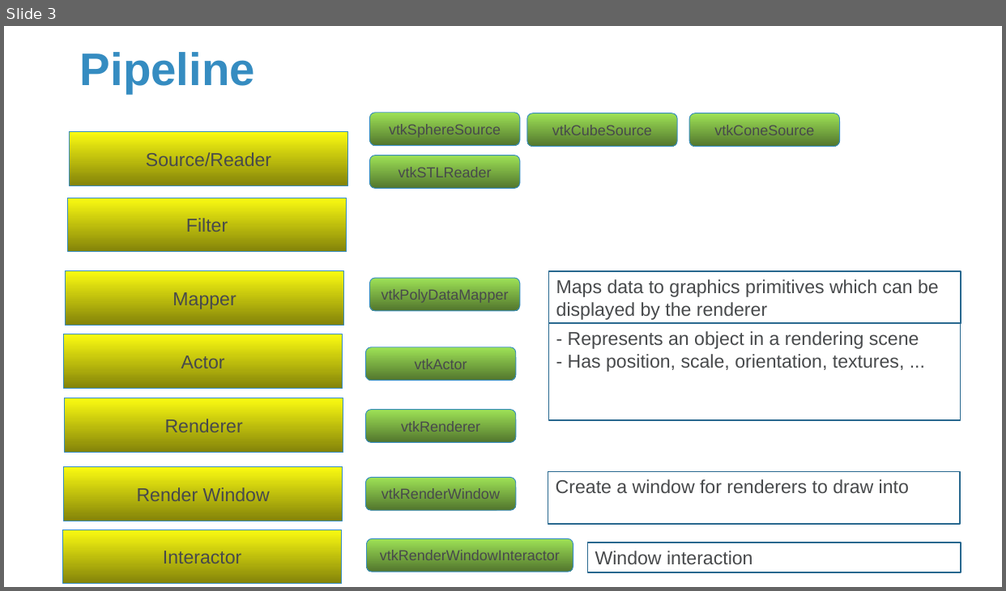
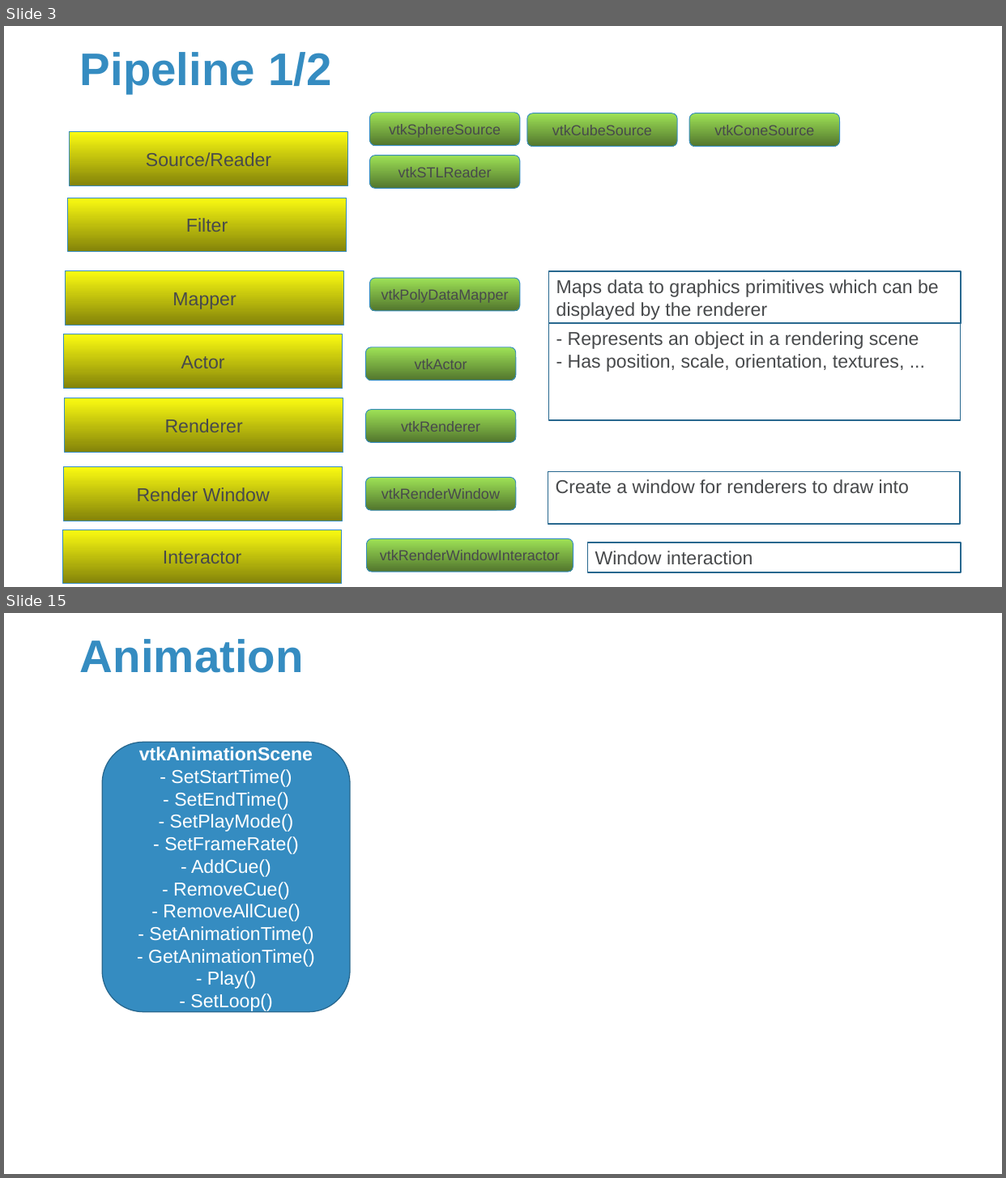
Before and after one commit to Sparks-Lu/TechNotes, a slide deck: 3D/VTK-Notes.pptx. Shown one above the other, each under a label of ours: slide 3 before the commit, slides 3 and 15 after it; the slides between them are not shown. The pictures are 1006x591 and 1006x1178 pixels, drawn with LibreOffice and Linux fonts; fonts in the diff are those of the drawing; background and template pictures are left out. Boxes give left, top, right and bottom in pixels: in the first picture for what was removed or moved away, otherwise in the second. Text is boxed around its words. In the diff, an @@ line names an element or a change of style, - is before the commit and + after.

```diff
--- a/3D/VTK-Notes.pptx
+++ b/3D/VTK-Notes.pptx
@@ slide 15 added at [4,613,1002,1174], background picture (left out) @@
@@ title added at [80,639,304,673], 44 pt, text #358CC1, bold @@
+Animation
@@ rounded rectangle added at [102,743,350,1013], fill #358CC1, outline #27688F 1 pt, 18 pt, text #FFFFFF @@
+vtkAnimationScene
+- SetStartTime()
+- SetEndTime()
+- SetPlayMode()
+- SetFrameRate()
+- AddCue()
+- RemoveCue()
+- RemoveAllCue()
+- SetAnimationTime()
+- GetAnimationTime()
+- Play()
+- SetLoop()
@@ slide 3 changed as well @@
@@ title at [80,52,331,94]: text changed @@
-Pipeline
+Pipeline 1/2
```
Also in this commit, not shown: 13 other slides added, 13 other files.
